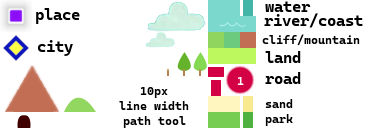
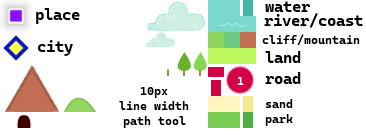
Layers edited between the first and the second 366 x 135 image:
painted on "cliff" over [64,97,96,112]
painted on "mountain" over [5,65,59,112]
